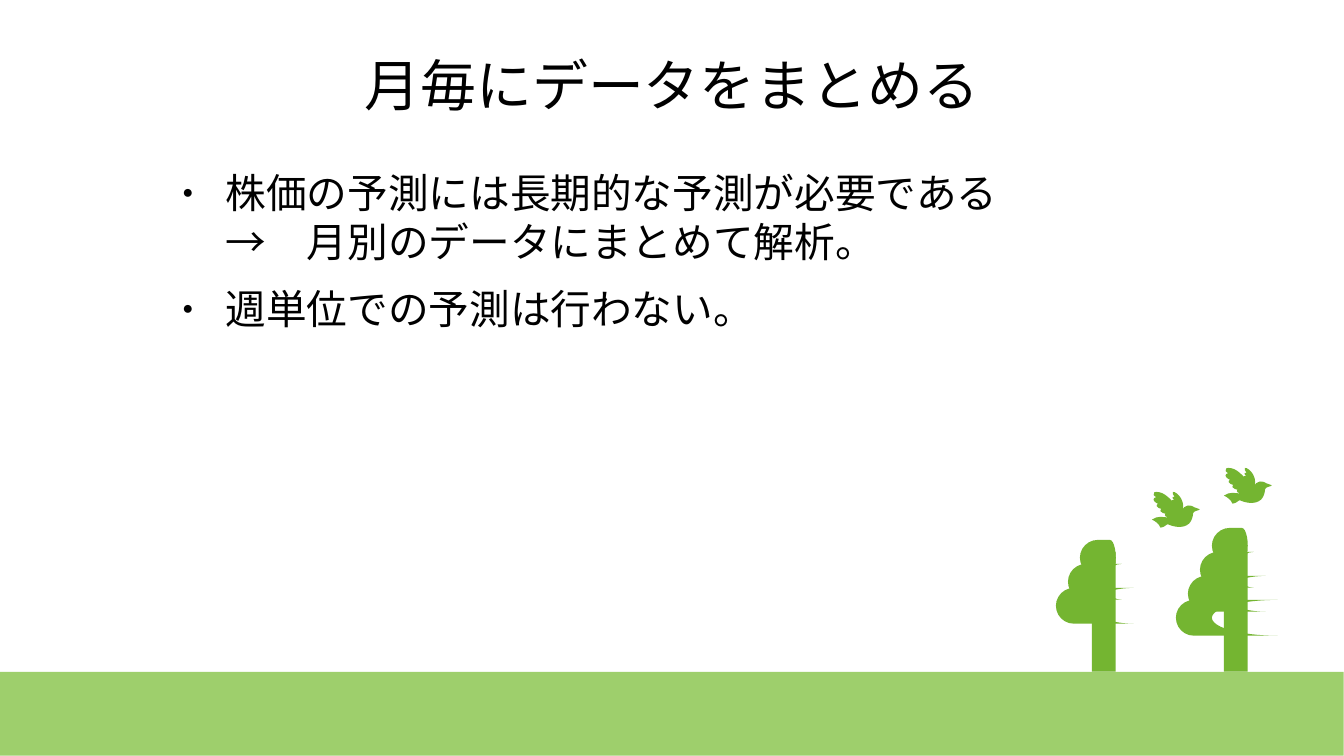
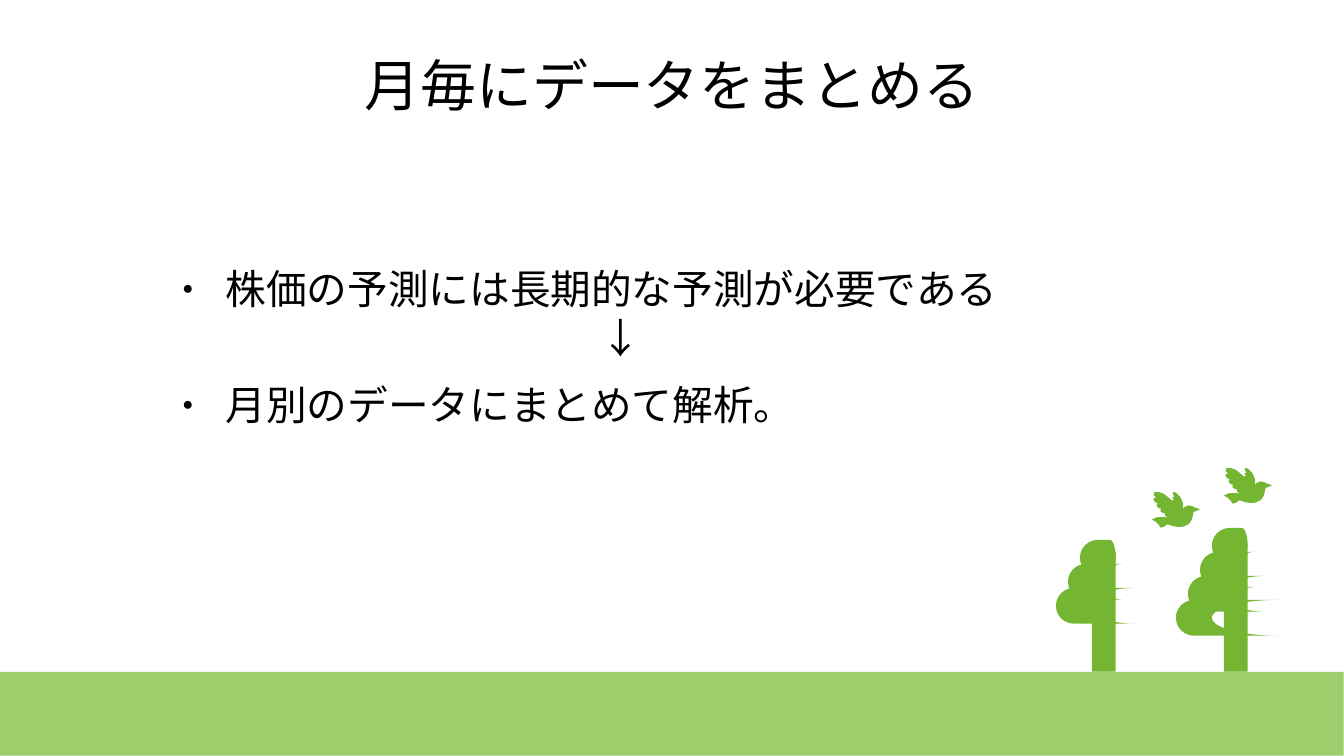
Before and after one commit to kawagashira/deepcraft, a slide deck: slide 4 of time_series/time_series.pptx. Drawn at 1344x756 pixels with LibreOffice and Linux fonts; fonts in the diff are those of the drawing. Boxes give left, top, right and bottom in pixels: in the first picture for what was removed or moved away, otherwise in the second. Text is boxed around its words. In the diff, an @@ line names an element or a change of style, - is before the commit and + after.

```diff
--- a/time_series/time_series.pptx
+++ b/time_series/time_series.pptx
@@ text at [226, 269, 998, 424]: text changed @@
-● 株価の予測には長期的な予測が必要である
-  → 月別のデータにまとめて解析。
-● 週単位での予測は行わない。
+● 株価の予測には長期的な予測が必要である
+  ↓
+● 月別のデータにまとめて解析。
```
Also in this commit, not shown: 1 other slide changed, 3 slides added, 1 slide removed, 3 other files.
